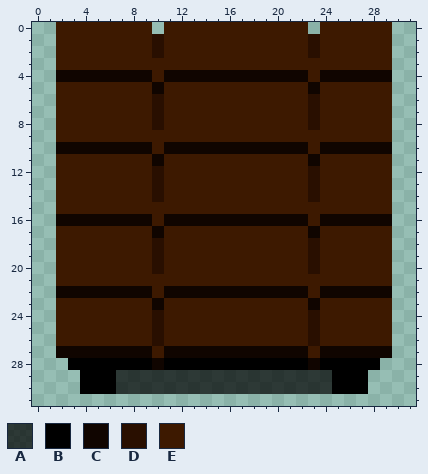
Edited in one commit: pixel-art sprite (imagens/mesa.png). The picture above is the old version.
The file is 32x32 pixels.
Palette (. is transparent): A #000000b3  B #000000  C #100500  D #290f00  E #3d1900
Pixels before, first column x 2:
 0 EEEEEEEE.EEEEEEEEEEEE.EEEEEE
 1 EEEEEEEEDEEEEEEEEEEEEDEEEEEE
 2 EEEEEEEEDEEEEEEEEEEEEDEEEEEE
 3 EEEEEEEEEEEEEEEEEEEEEEEEEEEE
 4 CCCCCCCCECCCCCCCCCCCCECCCCCC
 5 EEEEEEEECEEEEEEEEEEEECEEEEEE
 6 EEEEEEEEDEEEEEEEEEEEEDEEEEEE
 7 EEEEEEEEDEEEEEEEEEEEEDEEEEEE
 8 EEEEEEEEDEEEEEEEEEEEEDEEEEEE
 9 EEEEEEEEEEEEEEEEEEEEEEEEEEEE
10 CCCCCCCCECCCCCCCCCCCCECCCCCC
11 EEEEEEEECEEEEEEEEEEEECEEEEEE
12 EEEEEEEEDEEEEEEEEEEEEDEEEEEE
13 EEEEEEEEDEEEEEEEEEEEEDEEEEEE
14 EEEEEEEEDEEEEEEEEEEEEDEEEEEE
15 EEEEEEEEEEEEEEEEEEEEEEEEEEEE
16 CCCCCCCCECCCCCCCCCCCCECCCCCC
17 EEEEEEEECEEEEEEEEEEEECEEEEEE
18 EEEEEEEEDEEEEEEEEEEEEDEEEEEE
19 EEEEEEEEDEEEEEEEEEEEEDEEEEEE
20 EEEEEEEEDEEEEEEEEEEEEDEEEEEE
21 EEEEEEEEEEEEEEEEEEEEEEEEEEEE
22 CCCCCCCCECCCCCCCCCCCCECCCCCC
23 EEEEEEEECEEEEEEEEEEEECEEEEEE
24 EEEEEEEEDEEEEEEEEEEEEDEEEEEE
25 EEEEEEEEDEEEEEEEEEEEEDEEEEEE
26 EEEEEEEEDEEEEEEEEEEEEDEEEEEE
27 CCCCCCCCECCCCCCCCCCCCECCCCCC
28 .BBBBBBBCBBBBBBBBBBBBCBBBBB.
29 ..BBBAAAAAAAAAAAAAAAAAABBB..
30 ..BBBAAAAAAAAAAAAAAAAAABBB..
The same view after the edit:
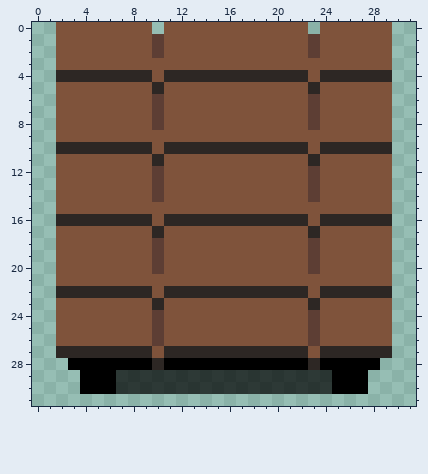
From old to new:
Colour C changes from #100500 to #2d2724.
Colour D changes from #290f00 to #5d3e34.
Colour E changes from #3d1900 to #7f533b.
Changed places in both pictures, as pixel boxes (x1, y1, x2, y2):
changed: (56, 22, 392, 370)
